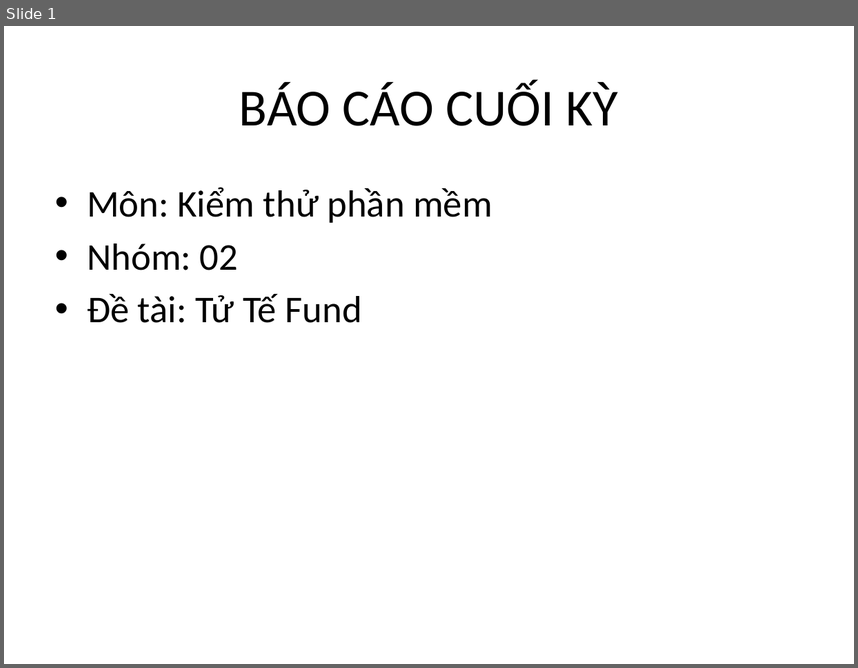
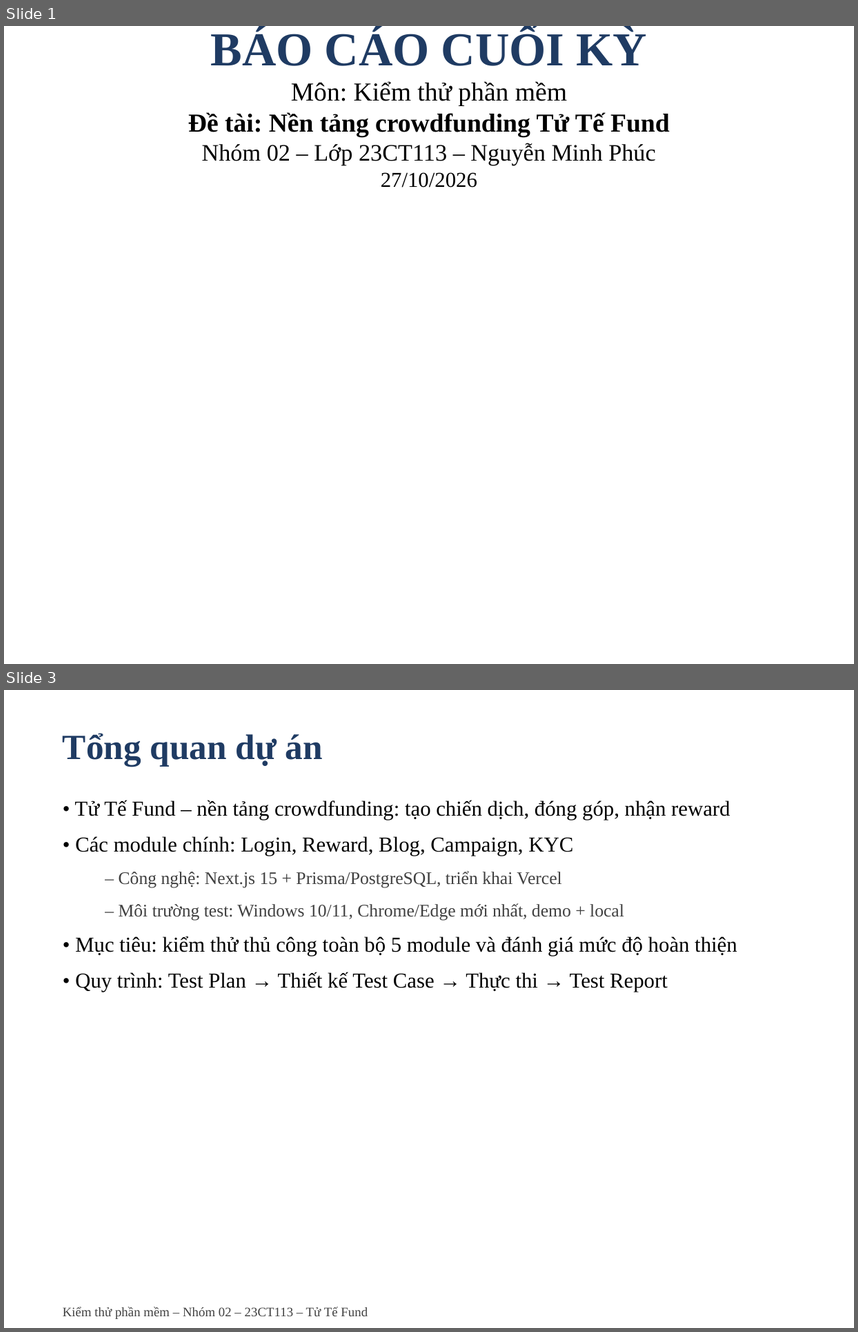
Before and after one commit to Escanor292/test, a slide deck: 23CT113_Nhom02_NenTangCrowdfunding(TuTeFund)/Word+ppt Báo Cáo/Ppt Báo cáo Nhóm 2 - 23CT113.pptx. Shown one above the other, each under a label of ours: slide 1 before the commit, slides 1 and 3 after it; the slides between them are not shown. The pictures are 858x668 and 858x1332 pixels, drawn with LibreOffice and Linux fonts; fonts in the diff are those of the drawing. Boxes give left, top, right and bottom in pixels: in the first picture for what was removed or moved away, otherwise in the second. Text is boxed around its words. In the diff, an @@ line names an element or a change of style, - is before the commit and + after.

```diff
--- a/23CT113_Nhom02_NenTangCrowdfunding(TuTeFund)/Word+ppt Báo Cáo/Ppt Báo cáo Nhóm 2 - 23CT113.pptx
+++ b/23CT113_Nhom02_NenTangCrowdfunding(TuTeFund)/Word+ppt Báo Cáo/Ppt Báo cáo Nhóm 2 - 23CT113.pptx
@@ slide 3 added at bbox=[4, 690, 854, 1328], background #FFFFFF @@
@@ text added at bbox=[63, 733, 323, 767], 30 pt, text #1F3B63, bold @@
+Tổng quan dự án
@@ text added at bbox=[75, 800, 737, 992], 18 pt, text #000000 @@
+• Tử Tế Fund – nền tảng crowdfunding: tạo chiến dịch, đóng góp, nhận reward
+• Các module chính: Login, Reward, Blog, Campaign, KYC
+  – Công nghệ: Next.js 15 + Prisma/PostgreSQL, triển khai Vercel
+  – Môi trường test: Windows 10/11, Chrome/Edge mới nhất, demo + local
+• Mục tiêu: kiểm thử thủ công toàn bộ 5 module và đánh giá mức độ hoàn thiện
+• Quy trình: Test Plan → Thiết kế Test Case → Thực thi → Test Report
@@ text added at bbox=[63, 1306, 368, 1319], 11 pt, text #404040 @@
+Kiểm thử phần mềm – Nhóm 02 – 23CT113 – Tử Tế Fund
@@ slide 1 changed as well @@
@@ title at bbox=[211, 28, 647, 66]: size 44 to 40 pt, font Calibri to Times New Roman, text colour #000000 to #1F3B63, bold on in "BÁO CÁO CUỐI KỲ" @@
@@ title at bbox=[188, 81, 670, 187]: paragraphs added @@
+Môn: Kiểm thử phần mềm
+Đề tài: Nền tảng crowdfunding Tử Tế Fund
+Nhóm 02 – Lớp 23CT113 – Nguyễn Minh Phúc
+27/10/2026
@@ text removed at bbox=[87, 187, 493, 323] @@
-• Môn: Kiểm thử phần mềm
-• Nhóm: 02
-• Đề tài: Tử Tế Fund
```
Also in this commit, not shown: 9 other slides added, 5 slides removed, 4 other files.
